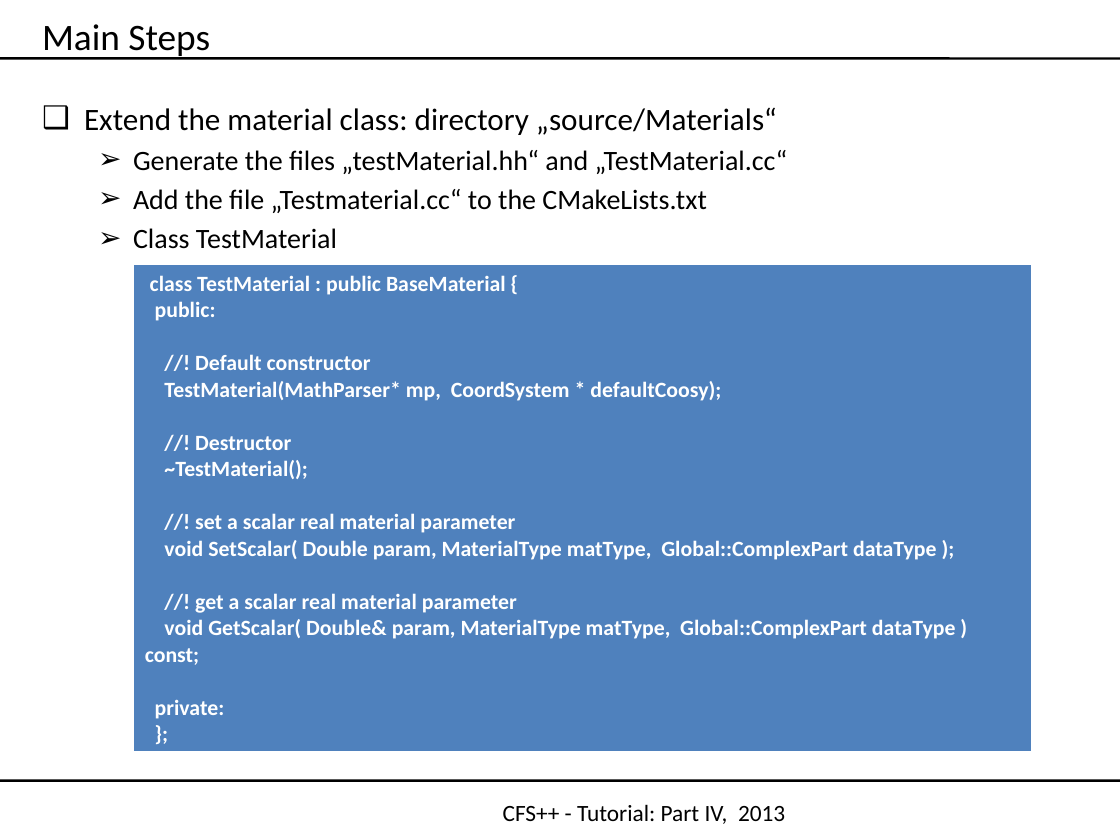
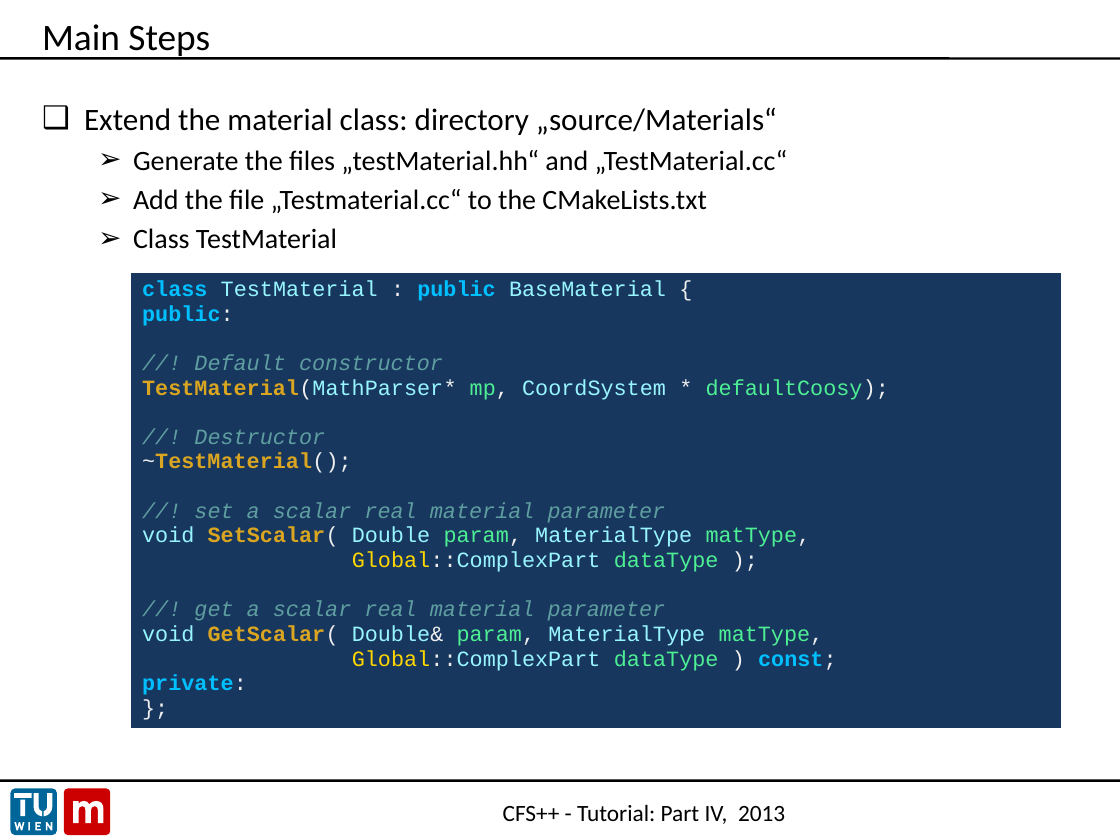
Before and after one commit to openCFS/cfs, a slide deck: slide 17 of share/doc/tutorial/CFS++_NewPDE.pptx. Drawn at 1120x840 pixels with LibreOffice and Linux fonts; fonts in the diff are those of the drawing; background and template pictures are left out. Boxes give left, top, right and bottom in pixels: in the first picture for what was removed or moved away, otherwise in the second. Text is boxed around its words. In the diff, an @@ line names an element or a change of style, - is before the commit and + after.

```diff
--- a/share/doc/tutorial/CFS++_NewPDE.pptx
+++ b/share/doc/tutorial/CFS++_NewPDE.pptx
@@ table at bbox=[131, 273, 1062, 755] @@
-row 1, column 1: class TestMaterial : public BaseMaterial { / public: / //! Default constructor / TestMaterial(MathParser* mp, CoordSystem * defaultCoosy); / //! Destructor / ~TestMaterial(); / //! set a scalar real material parameter / void SetScalar( Double param, MaterialType matType, Global::ComplexPart dataType ); / //! get a scalar real material parameter / void GetScalar( Double& param, MaterialType matType, Global::ComplexPart dataType ) const; / private: / };
+row 1, column 1: class TestMaterial : public BaseMaterial { / public: / //! Default constructor / TestMaterial(MathParser* mp, CoordSystem * defaultCoosy); / //! Destructor / ~TestMaterial(); / //! set a scalar real material parameter / void SetScalar( Double param, MaterialType matType, / Global::ComplexPart dataType ); / //! get a scalar real material parameter / void GetScalar( Double& param, MaterialType matType, / Global::ComplexPart dataType ) const; / private: / };
@@ fill #4F81BD to #17375E in row 1, column 1 @@
@@ borders changed @@
@@ table: place and size @@
-table at bbox=[133, 264, 1032, 746]
+table at bbox=[131, 273, 1062, 755]
@@ group added at bbox=[10, 788, 110, 836]: 12 freeform shapes @@
```
Also in this commit, not shown: 23 other slides changed, 1 slide added, 9 other files.
